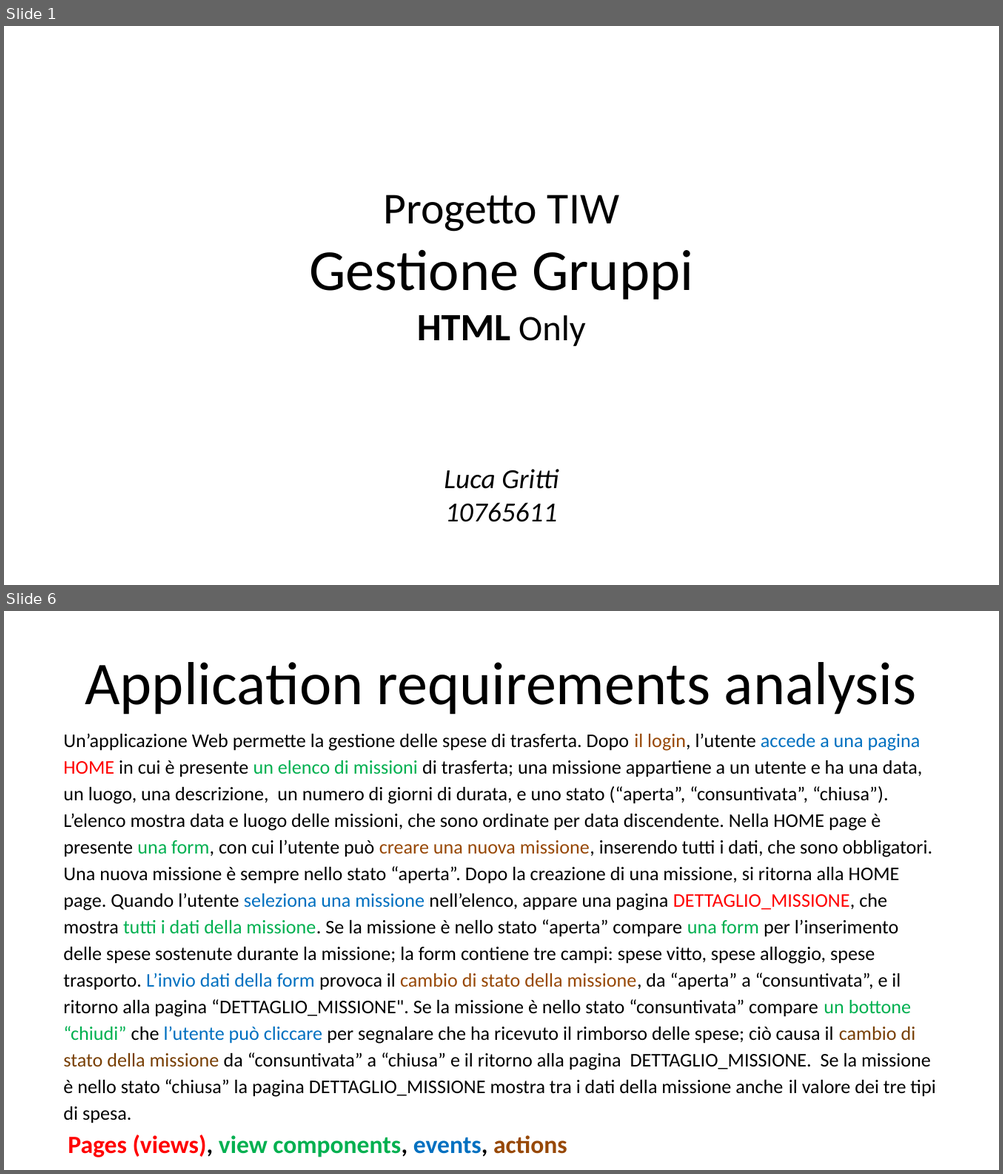
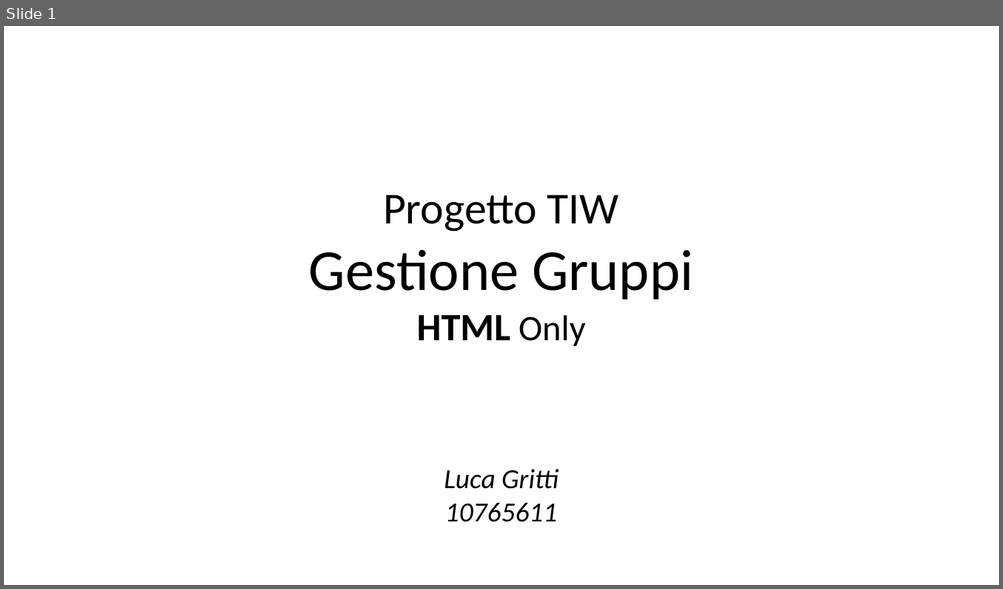
Before and after one commit to lucanotluka/Tecnologie-Informatiche-per-il-Web_-_HTML-Only, a slide deck: TIW-GruppiHTMLOnly.pptx. Shown one above the other, each under a label of ours: slides 1 and 6 before the commit, slide 1 after it; the slides between them are not shown. The pictures are 1003x1174 and 1003x589 pixels, drawn with LibreOffice and Linux fonts; fonts in the diff are those of the drawing. Boxes give left, top, right and bottom in pixels: in the first picture for what was removed or moved away, otherwise in the second. Text is boxed around its words. In the diff, an @@ line names an element or a change of style, - is before the commit and + after.

```diff
--- a/TIW-GruppiHTMLOnly.pptx
+++ b/TIW-GruppiHTMLOnly.pptx
@@ slide 6 removed at [4,611,999,1170], background #FFFFFF @@
@@ title removed at [85,662,916,715] @@
-Application requirements analysis
@@ text removed at [63,733,935,1158] @@
-Un’applicazione Web permette la gestione delle spese di trasferta. Dopo il login, l’utente accede a una pagina HOME in cui è presente un elenco di missioni di trasferta; una missione appartiene a un utente e ha una data, un luogo, una descrizione, un numero di giorni di durata, e uno stato (“aperta”, “consuntivata”, “chiusa”). L’elenco mostra data e luogo delle missioni, che sono ordinate per data discendente. Nella HOME page è presente una form, con cui l’utente può creare una nuova missione, inserendo tutti i dati, che sono obbligatori. Una nuova missione è sempre nello stato “aperta”. Dopo la creazione di una missione, si ritorna alla HOME page. Quando l’utente seleziona una missione nell’elenco, appare una pagina DETTAGLIO_MISSIONE, che mostra tutti i dati della missione. Se la missione è nello stato “aperta” compare una form per l’inserimento delle spese sostenute durante la missione; la form contiene tre campi: spese vitto, spese alloggio, spese trasporto. L’invio dati della form provoca il cambio di stato della missione, da “aperta” a “consuntivata”, e il ritorno alla pagina “DETTAGLIO_MISSIONE". Se la missione è nello stato “consuntivata” compare un bottone “chiudi” che l’utente può cliccare per segnalare che ha ricevuto il rimborso delle spese; ciò causa il cambio di stato della missione da “consuntivata” a “chiusa” e il ritorno alla pagina DETTAGLIO_MISSIONE. Se la missione è nello stato “chiusa” la pagina DETTAGLIO_MISSIONE mostra tra i dati della missione anche il valore dei tre tipi di spesa.
-Pages (views), view components, events, actions
```
Also in this commit, not shown: 6 slides changed, 12 slides added, 10 other slides removed.
